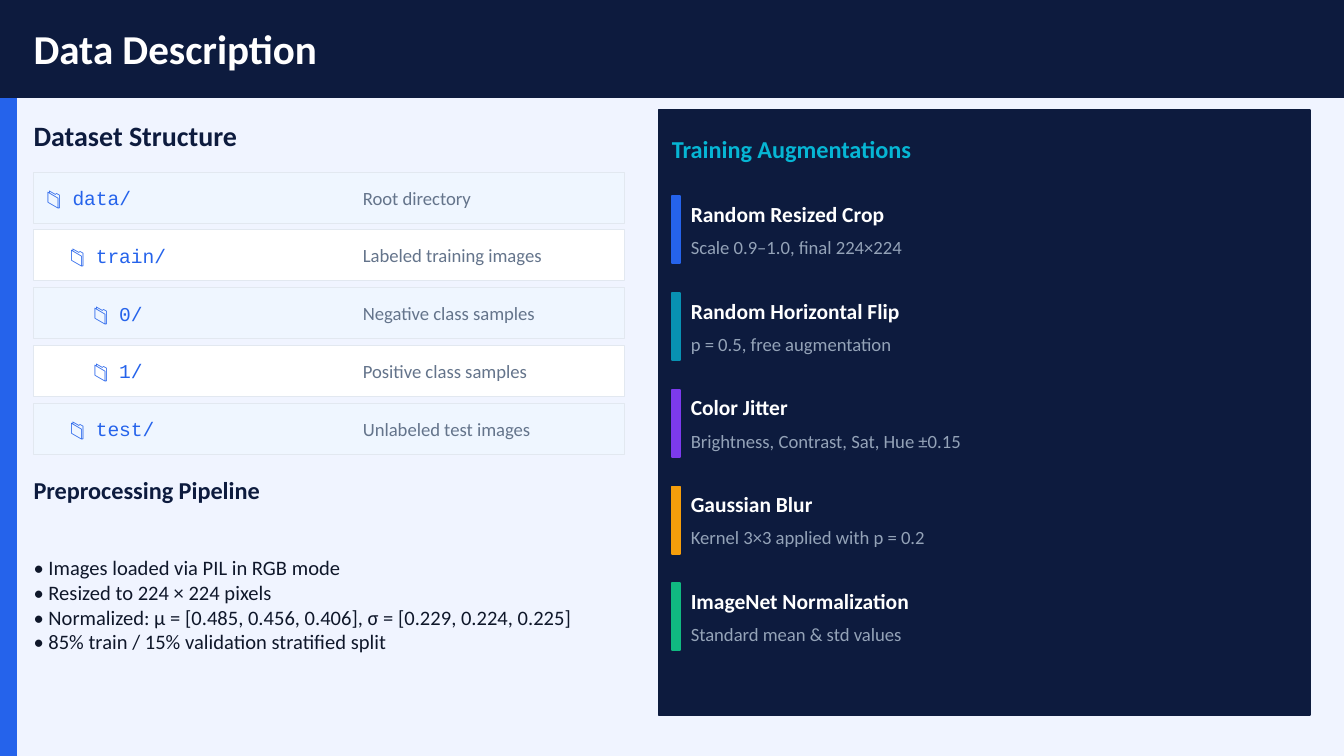
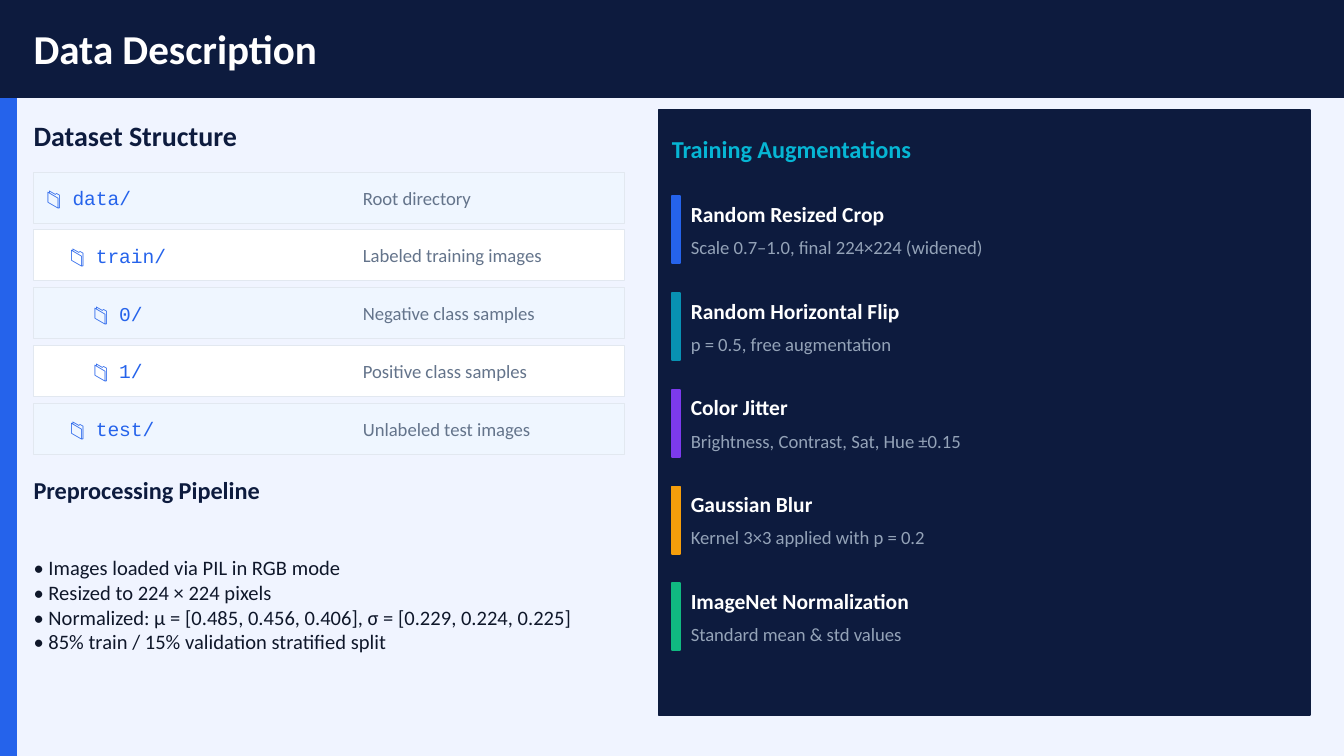
Before and after one commit to lochansurya/CS5480-DL-Kaggle-Competition-2026, a slide deck: slide 4 of presentation/ImagesBinaryClassification.pptx. Drawn at 1344x756 pixels with LibreOffice and Linux fonts; fonts in the diff are those of the drawing. Boxes give left, top, right and bottom in pixels: in the first picture for what was removed or moved away, otherwise in the second. Text is boxed around its words. In the diff, an @@ line names an element or a change of style, - is before the commit and + after.

```diff
--- a/presentation/ImagesBinaryClassification.pptx
+++ b/presentation/ImagesBinaryClassification.pptx
@@ text at <box>691,240,983,257</box>: text changed @@
-Scale 0.9–1.0, final 224×224
+Scale 0.7–1.0, final 224×224 (widened)
```
Also in this commit, not shown: 4 other slides changed.
